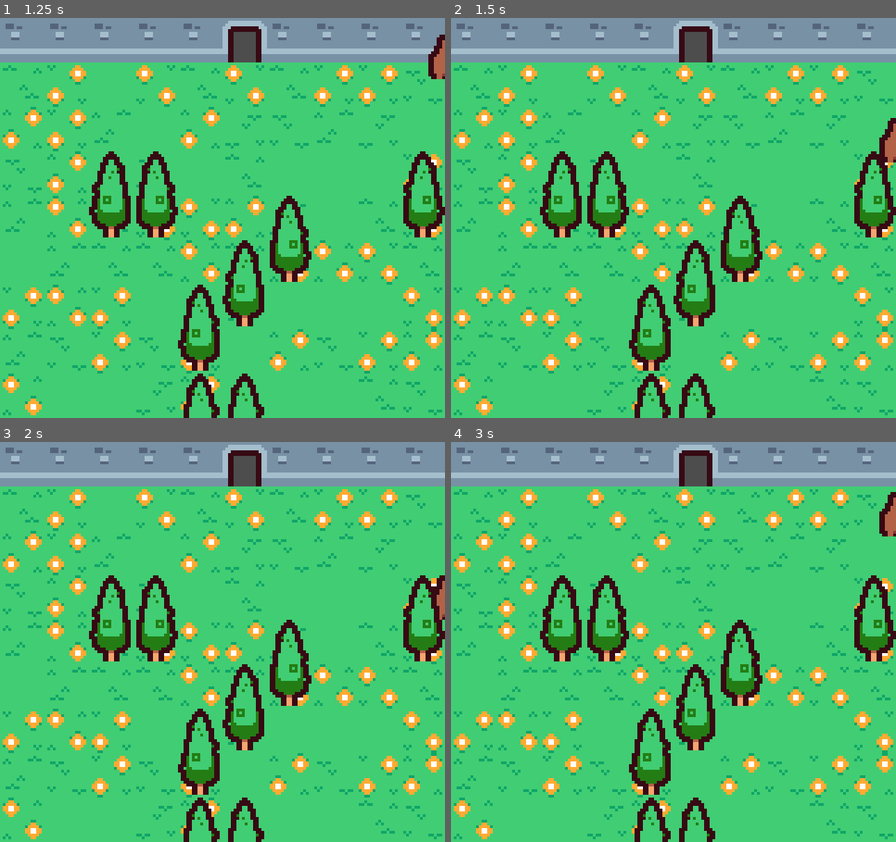
Above: before the commit, frames 1-4 (two rows, left to right).
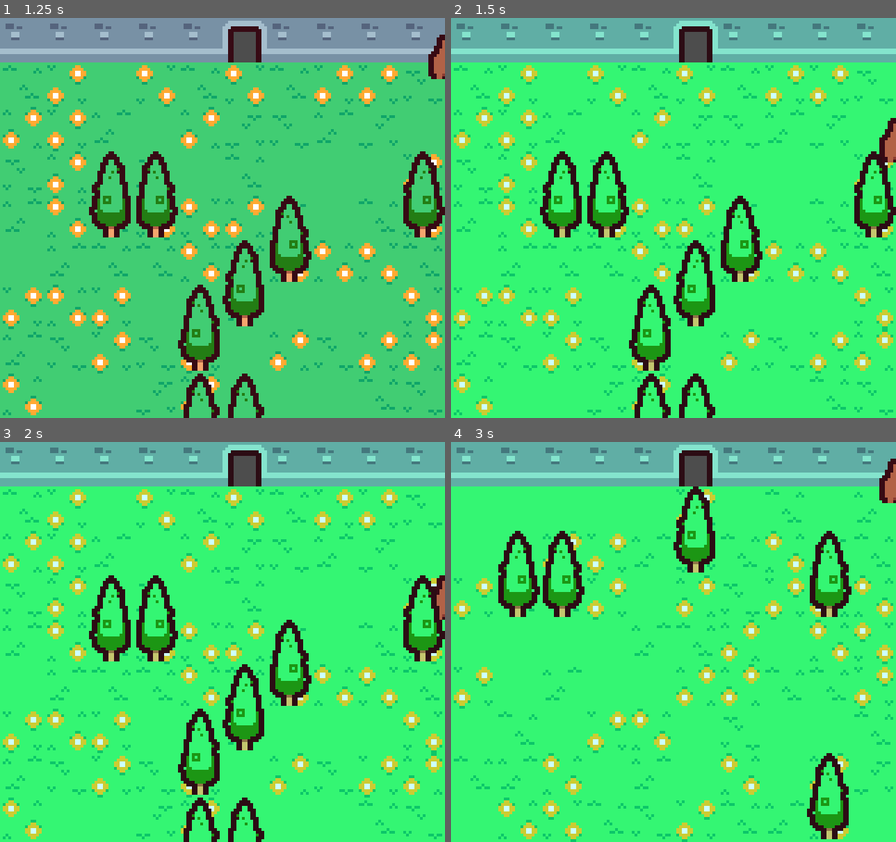
Above: after the commit, the same moments.

Repository: QuantumDamage/Seasonal-Consequences
Game: Godot game, scene res://scenes/Main.tscn
Two runs of this game, one before a commit and one after it. Both use one fixed random seed, a clock stepped at 60 frames per second and the inputs below.
Inputs:
- Up to frame 1 (1.25 s): tap Enter at 0.5 s; hold Right (ui_right) from 0.53 s (still down); tap U (pora_roku, bound only after the commit) at 0.6 s
- Up to frame 2 (1.5 s): release Right (ui_right) at 1.28 s; hold Down (ui_down) from 1.28 s (still down); tap U (pora_roku, bound only after the commit) at 1.35 s
- Up to frame 3 (2 s): keep holding Down (ui_down)
- Up to frame 4 (3 s): tap E (restart, bound only after the commit) at 2 s; release Down (ui_down) at 2.03 s; hold Right (ui_right) 2.03-2.78 s; tap U (pora_roku, bound only after the commit) at 2.1, 2.85 s; hold Up (ui_up) from 2.78 s (still down)

Frame 1 is identical in both runs. In frame 2, 94% of the frame differs, in the area x 0-100%, y 0-100%; in frame 3, 94%; in frame 4, 99%.

Commit message:
simple shader

Diff:
--- a/project.godot
+++ b/project.godot
@@ -24,6 +24,19 @@
 window/size/window_height_override=540
 window/stretch/mode="viewport"
 
+[input]
+
+pora_roku={
+"deadzone": 0.5,
+"events": [Object(InputEventKey,"resource_local_to_scene":false,"resource_name":"","device":-1,"window_id":0,"alt_pressed":false,"shift_pressed":false,"ctrl_pressed":false,"meta_pressed":false,"pressed":false,"keycode":0,"physical_keycode":85,"key_label":0,"unicode":117,"echo":false,"script":null)
+]
+}
+restart={
+"deadzone": 0.5,
+"events": [Object(InputEventKey,"resource_local_to_scene":false,"resource_name":"","device":-1,"window_id":0,"alt_pressed":false,"shift_pressed":false,"ctrl_pressed":false,"meta_pressed":false,"pressed":false,"keycode":0,"physical_keycode":69,"key_label":0,"unicode":101,"echo":false,"script":null)
+]
+}
+
 [rendering]
 
 textures/canvas_textures/default_texture_filter=0
--- a/scenes/Main.tscn
+++ b/scenes/Main.tscn
@@ -1,12 +1,14 @@
-[gd_scene load_steps=17 format=3 uid="uid://cj0x25ngoi8iq"]
+[gd_scene load_steps=19 format=3 uid="uid://cj0x25ngoi8iq"]
 
 [ext_resource type="Script" path="res://scripts/Main.gd" id="1_e1rdd"]
 [ext_resource type="Texture2D" uid="uid://dppvkscbd15t0" path="res://assets/battle_packed_converted.png" id="1_g0yv5"]
 [ext_resource type="PackedScene" uid="uid://b5lu84tgbf4dv" path="res://scenes/Bear.tscn" id="1_yn174"]
 [ext_resource type="Texture2D" uid="uid://b4t30g8hv8so7" path="res://assets/dungeon_packed_converted.png" id="2_6oxno"]
+[ext_resource type="Material" uid="uid://bra7k2trnrxwa" path="res://shaders/SeasonalShaderMaterial.tres" id="2_idxrn"]
 [ext_resource type="Texture2D" uid="uid://ch5b1gtko741p" path="res://assets/ski_packed_converted.png" id="3_v2vbe"]
 [ext_resource type="Texture2D" uid="uid://bmrp05cpvma1t" path="res://assets/town_packed_converted.png" id="4_eyj0s"]
 [ext_resource type="PackedScene" uid="uid://blcavevd3ec8i" path="res://scenes/Wall.tscn" id="6_rn1i6"]
+[ext_resource type="Script" path="res://scripts/WorldTileMap.gd" id="7_0hok2"]
 [ext_resource type="Script" path="res://scripts/BackgroundMusic.gd" id="9_lk64l"]
 
 [sub_resource type="TileSetAtlasSource" id="TileSetAtlasSource_6nu7n"]
@@ -1833,13 +1835,15 @@
 [node name="Main" type="Node2D"]
 script = ExtResource("1_e1rdd")
 
-[node name="TileMap" type="TileMap" parent="."]
+[node name="WorldTileMap" type="TileMap" parent="."]
+material = ExtResource("2_idxrn")
 tile_set = SubResource("TileSet_7grne")
 format = 2
 layer_0/name = "ground"
 layer_0/tile_data = PackedInt32Array(0, 327683, 6, 1, 327683, 6, 2, 327683, 6, 3, 327683, 6, 4, 327683, 6, 5, 393219, 6, 6, 327683, 6, 7, 327683, 6, 8, 327683, 6, 9, 327683, 6)
 layer_1/name = "flora"
 layer_1/tile_data = PackedInt32Array()
+script = ExtResource("7_0hok2")
 
 [node name="Bear" parent="." instance=ExtResource("1_yn174")]
 position = Vector2(88, 8)
--- a/scripts/Main.gd
+++ b/scripts/Main.gd
@@ -5,7 +5,7 @@
 @onready var obstacle_container = $ObstacleContainer
 @onready var enemy_container = $EnemyContainer
 @onready var ui = $UI
-@onready var tile_map: TileMap = $TileMap
+@onready var tile_map: TileMap = $WorldTileMap
 
 @onready var bee_container = $BeeContainer
 @onready var hunter_container = $HunterContainer
@@ -16,6 +16,8 @@
 const HUNTER_CHANCE = 0.004
 const BEE_CHANCE = 0.005
 const TREE_CHANCE = 0.1
+
+
 #var food_scene = preload("res://scenes/Food.tscn")
 #var obstacle_scene = preload("res://scenes/Obstacle.tscn")
 #var enemy_scene = preload("res://scenes/Enemy.tscn")
@@ -31,6 +33,8 @@
 
 func _process(delta):
 	pass
+	if Input.is_action_just_pressed("restart"):
+		get_tree().reload_current_scene()
 	#print(bear.position)
 	#update_season()
 	#update_ui()
--- /dev/null
+++ b/scripts/WorldTileMap.gd
@@ -0,0 +1,17 @@
+extends TileMap
+var seasons = 0
+var current_season = 0.0  # 0: wiosna, 1: lato, 2: jesień, 3: zima
+
+func _ready():
+	material.set_shader_parameter("season", current_season)
+
+func change_season(new_season):
+	current_season = new_season
+	material.set_shader_parameter("season", current_season)
+
+func _process(delta):
+
+	if Input.is_action_just_pressed("pora_roku"):
+		seasons += 1
+		print("pora_roku", seasons % 4)
+		change_season(seasons)
--- /dev/null
+++ b/shaders/SeasonalShaderMaterial.gdshader
@@ -0,0 +1,22 @@
+shader_type canvas_item;
+
+uniform float season : hint_range(0, 3); // 0: wiosna, 1: lato, 2: jesień, 3: zima
+
+void fragment() {
+    vec4 tex_color = texture(TEXTURE, UV);
+
+    // Modyfikacje kolorów dla każdej pory roku
+    if (season < 1.1) { // Wiosna
+        // Możesz zostawić oryginalny kolor
+    } else if (season < 2.1) { // Lato
+        tex_color.r *= 0.8; // Zmniejsz czerwony dla ciemniejszej zieleni
+        tex_color.g *= 1.2; // Zwiększ zielony
+    } else if (season < 3.1) { // Jesień
+        tex_color.r *= 1.2; // Zwiększ czerwony
+        tex_color.g *= 0.8; // Zmniejsz zielony
+    } else { // Zima
+        tex_color.rgb = mix(tex_color.rgb, vec3(0.9), 0.5); // Rozjaśnij i dodaj bieli
+    }
+
+    COLOR = tex_color;
+}
--- /dev/null
+++ b/shaders/SeasonalShaderMaterial.tres
@@ -0,0 +1,7 @@
+[gd_resource type="ShaderMaterial" load_steps=2 format=3 uid="uid://bra7k2trnrxwa"]
+
+[ext_resource type="Shader" path="res://shaders/SeasonalShaderMaterial.gdshader" id="1_uyww5"]
+
+[resource]
+shader = ExtResource("1_uyww5")
+shader_parameter/season = null
Not shown, changed: README.md
